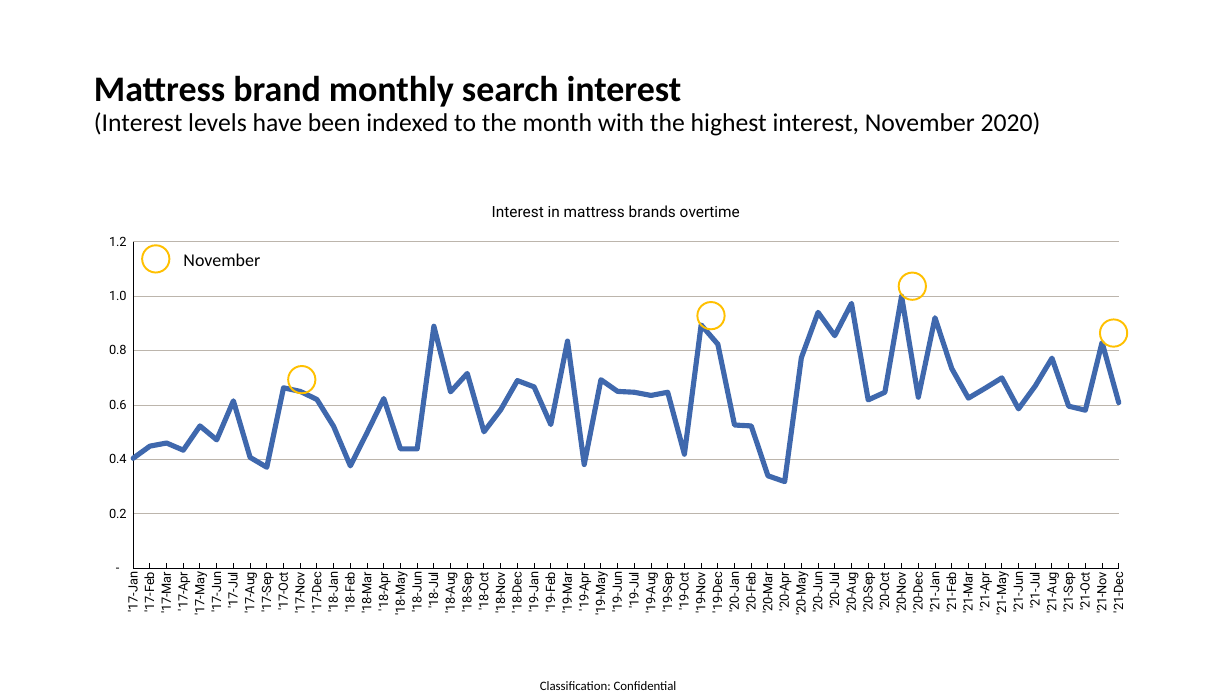
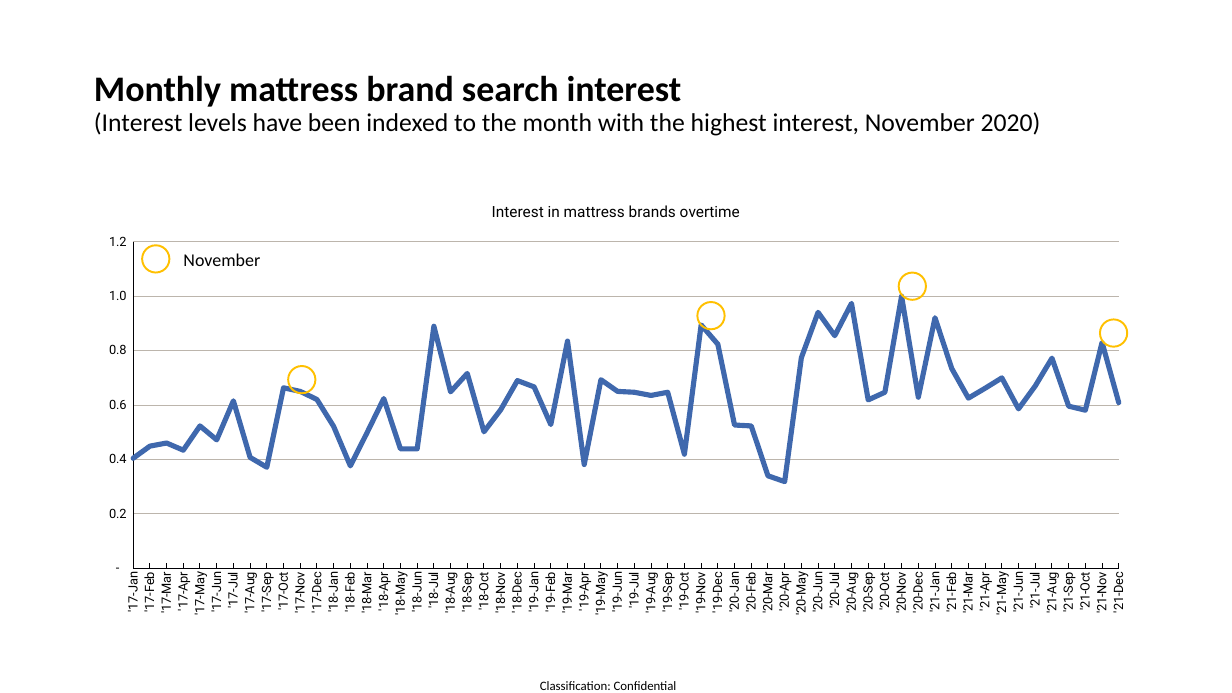
Before and after one commit to twdobson/mattress-trends, a slide deck: slide 37 of bravo_preso.pptx (slide 23 before the commit). Drawn at 1232x693 pixels with LibreOffice and Linux fonts; fonts in the diff are those of the drawing. Boxes give left, top, right and bottom in pixels: in the first picture for what was removed or moved away, otherwise in the second. Text is boxed around its words. In the diff, an @@ line names an element or a change of style, - is before the commit and + after.

Commit message:
setup mattress trends repo

```diff
--- a/bravo_preso.pptx
+++ b/bravo_preso.pptx
@@ title at [94,75,1041,136]: text changed @@
-Mattress brand monthly search interest
-(Interest levels have been indexed to the month with the highest interest, November 2020)
+Monthly mattress brand search interest
+(Interest levels have been indexed to the month with the highest interest, November 2020)
```
Also in this commit, not shown: 4 other slides changed, 14 slides added, 1 slide removed, 6 other files.
